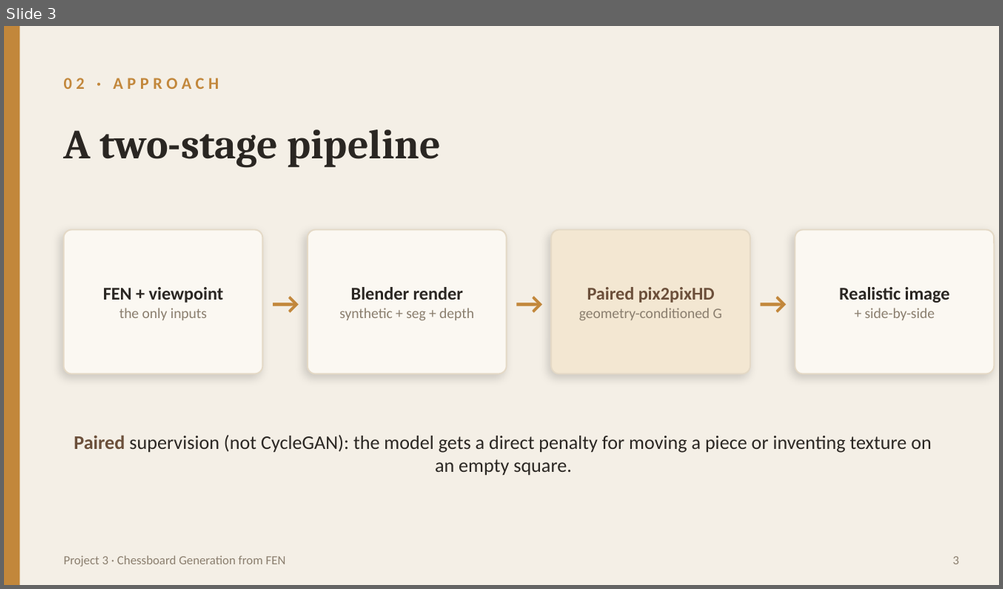
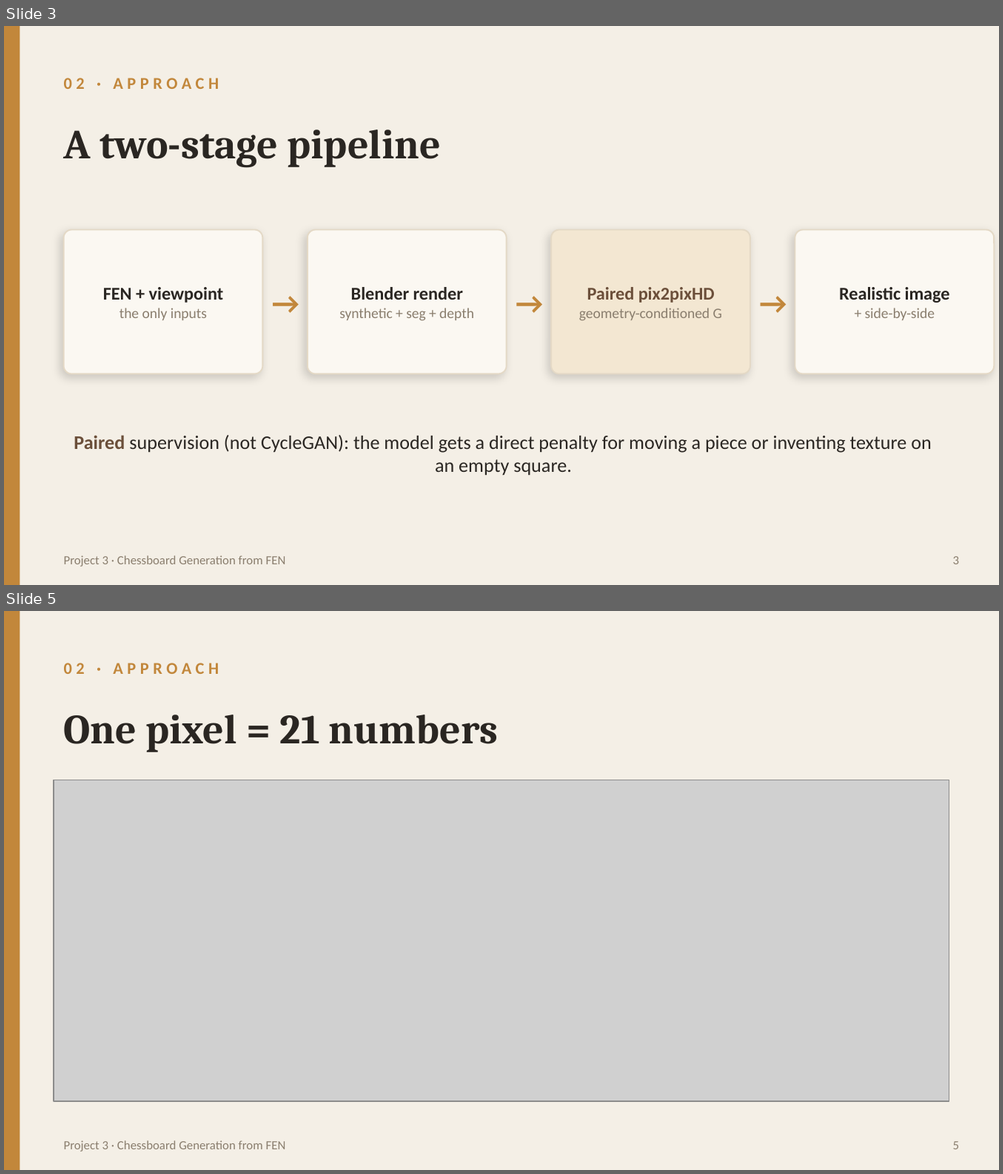
Before and after one commit to TalPodgor/DL_Project3, a slide deck: submission/project3_presentation.pptx. Shown one above the other, each under a label of ours: slide 3 before the commit, slides 3 and 5 after it; the slides between them are not shown. The pictures are 1003x589 and 1003x1174 pixels, drawn with LibreOffice and Linux fonts; fonts in the diff are those of the drawing; grey boxes stand for pictures. Boxes give left, top, right and bottom in pixels: in the first picture for what was removed or moved away, otherwise in the second. Text is boxed around its words. In the diff, an @@ line names an element or a change of style, - is before the commit and + after.

```diff
--- a/submission/project3_presentation.pptx
+++ b/submission/project3_presentation.pptx
@@ slide 5 added at bbox=[4, 611, 999, 1170], background #F4EFE6 @@
@@ rectangle added at bbox=[4, 611, 20, 1170], fill #C2873B @@
@@ text added at bbox=[64, 663, 219, 674], 12 pt, text #C2873B, bold @@
+02 · APPROACH
@@ text added at bbox=[64, 715, 498, 752], 30 pt, text #2A2622, bold @@
+One pixel = 21 numbers
@@ picture added at bbox=[54, 780, 949, 1102] @@
@@ text added at bbox=[64, 1141, 286, 1152], 9 pt, text #8A7E6E @@
+Project 3 · Chessboard Generation from FEN
@@ text added at bbox=[953, 1142, 959, 1150], 9 pt, text #8A7E6E @@
+5
```
Also in this commit, not shown: 8 slides changed, 6 other slides added, 10 other files.
